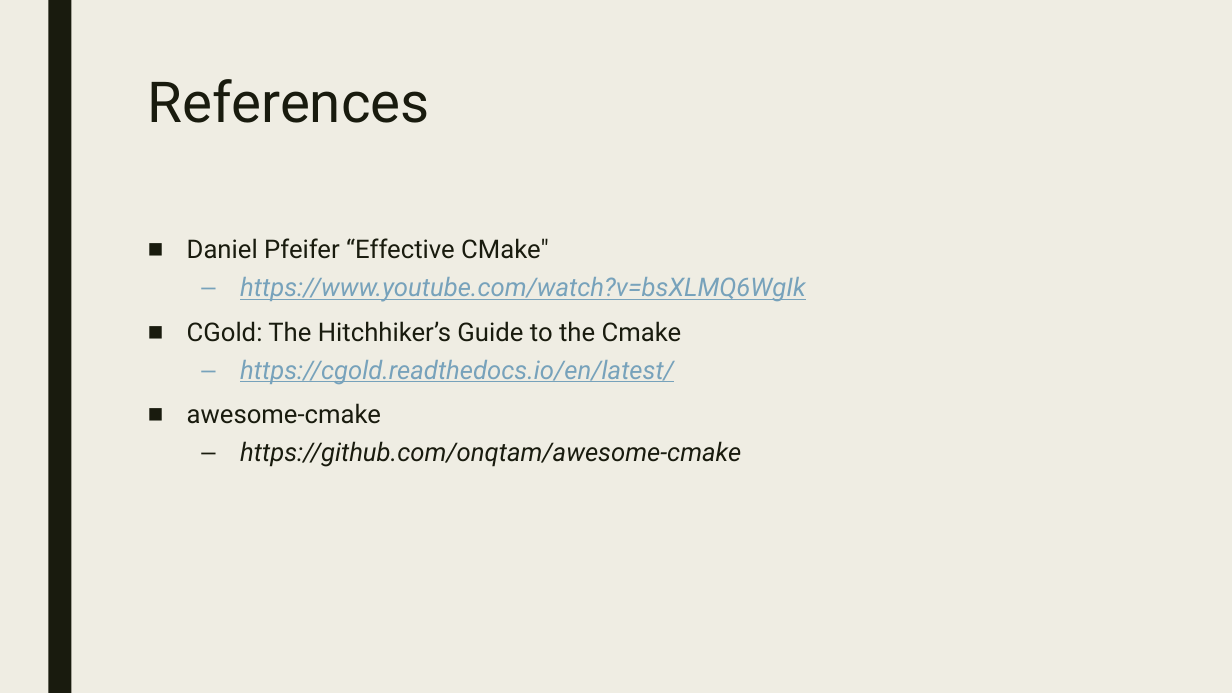
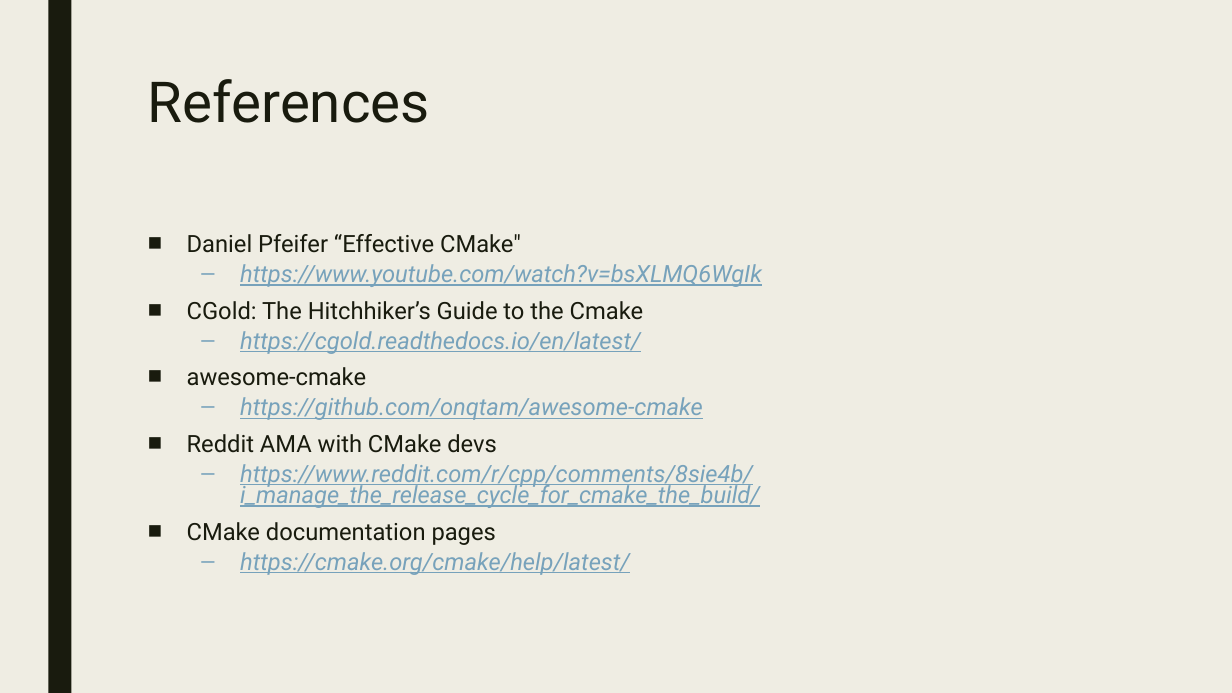
Before and after one commit to playmer/CMakePresentation, a slide deck: slide 27 of PreBuild Systems.pptx (slide 18 before the commit). Drawn at 1232x693 pixels with LibreOffice and Linux fonts; fonts in the diff are those of the drawing. Boxes give left, top, right and bottom in pixels: in the first picture for what was removed or moved away, otherwise in the second. Text is boxed around its words. In the diff, an @@ line names an element or a change of style, - is before the commit and + after.

```diff
--- a/PreBuild Systems.pptx
+++ b/PreBuild Systems.pptx
@@ text at (x1=187, y1=234, x2=762, y2=420): size 20 to 18.5 pt in "Daniel Pfeifer “Effective CMake"", "https://www.youtube.com/watch?v=bsXLMQ6WgIk", "CGold: The Hitchhiker’s Guide to the Cmake", "https://cgold.readthedocs.io/en/latest/" and 2 more places; text colour #191B0E to #77A2BB, underline on in "https://github.com/onqtam/awesome-cmake"; line spacing 0.94 to 0.74 @@
@@ text at (x1=187, y1=434, x2=760, y2=575): paragraphs added @@
+■ Reddit AMA with CMake devs
+  – https://www.reddit.com/r/cpp/comments/8sie4b/i_manage_the_release_cycle_for_cmake_the_build/
+■ CMake documentation pages
+  – https://cmake.org/cmake/help/latest/
```
Also in this commit, not shown: 10 other slides changed, 10 slides added, 1 slide removed.
